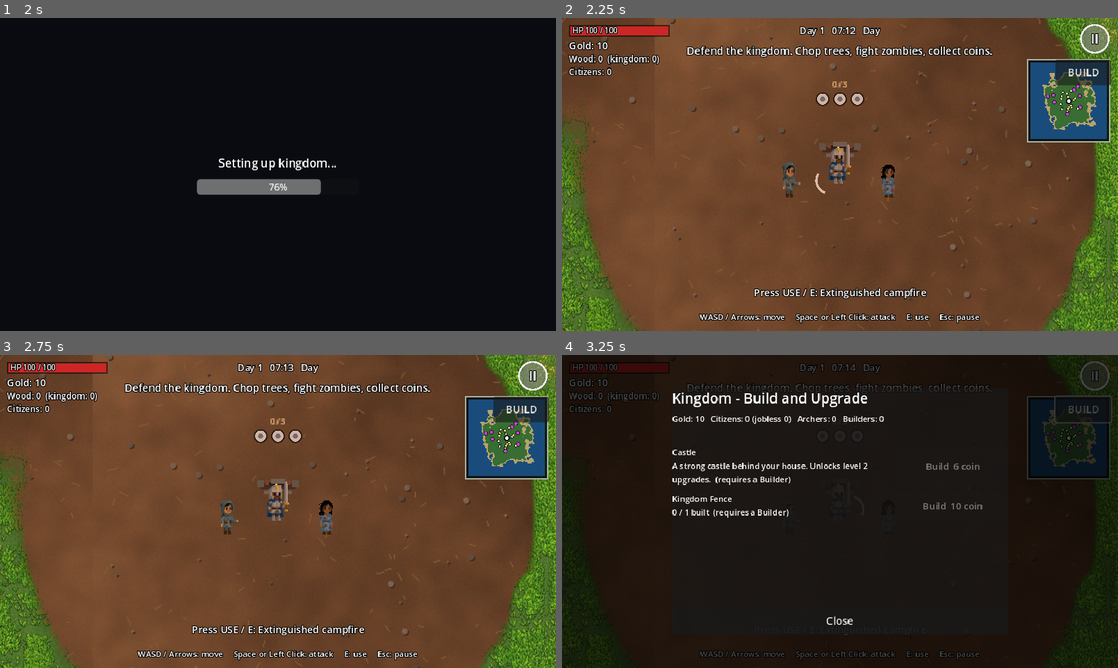
Above: before the commit, frames 1-4 (two rows, left to right).
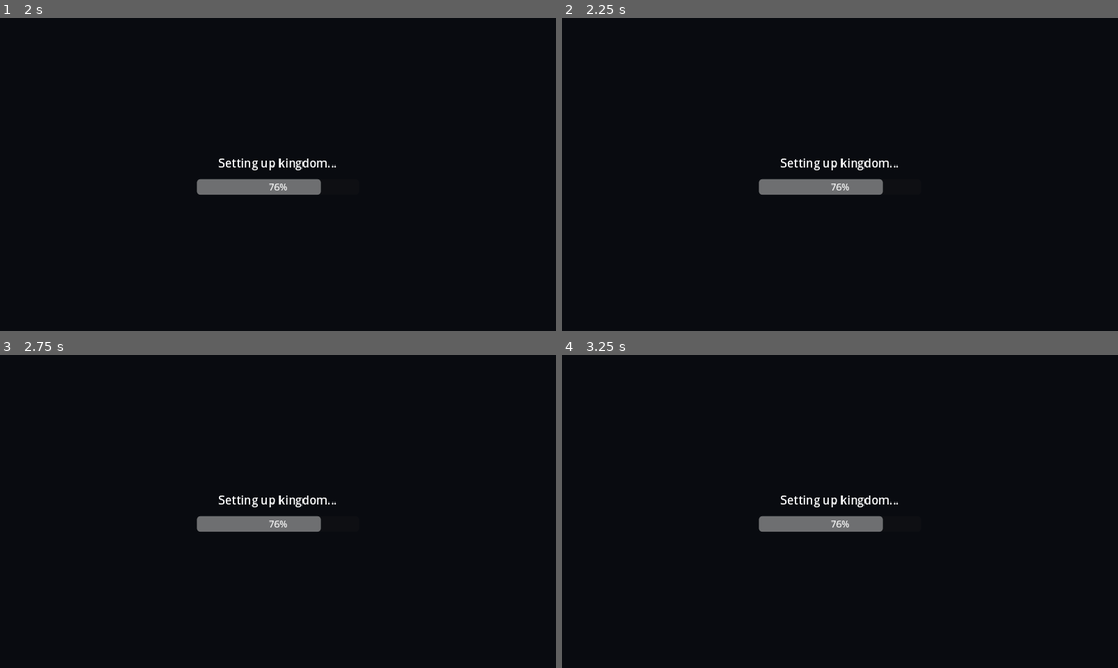
Above: after the commit, the same moments.

Repository: afie-boop/The-Fallen-Kingdom
Game: Godot game, scene res://scenes/main_menu.tscn
Same seed, same stepped clock (60 frames per second), same inputs: the game is played once before the commit and once after it.
Inputs (mouse positions are in pixels of both pictures, inside the frame that each line leads up to):
- Up to frame 1 (2 s): click "New Game" at 0.5 s; tap Enter at 1.25 s; move the mouse to (400, 158) at 1.27 s; hold D from 1.28 s (still down); hold E from 1.28 s (still down); click (400, 158) at 1.42 s; tap Space at 1.52 s
- Up to frame 2 (2.25 s): release D at 2 s; release E at 2 s; drag from (728, 190) to (812, 237) at 2.02 s
- Up to frame 3 (2.75 s): no input
- Up to frame 4 (3.25 s): click (1084, 408) at 2.75 s, where only the run before the commit has a clickable "BUILD"

Frame 1 is identical in both runs. In frame 2, 98% of the frame differs, in the area x 0-100%, y 0-100%; in frame 3, 98%; in frame 4, 14%.
Error before the commit: Invalid access to property or key 'dead' on a base object of type 'Nil'. (res://scripts/game.gd:405)
Error after the commit: Parse Error: Function "get_viewport_rect()" not found in base self. (res://scripts/hud.gd:425)

Commit message:
Polish HUD cards, prompts and responsive layout

Diff:
--- a/extracted/The-Fallen-Kingdom/scripts/hud.gd
+++ b/extracted/The-Fallen-Kingdom/scripts/hud.gd
@@ -45,6 +45,9 @@
 var _clock_t: float = 0.0
 var _hint_label: Label
 var _minimap: GameMiniMap
+var _clock_panel: Panel
+var _message_panel: Panel
+var _prompt_panel: Panel
 
 
 func _ready() -> void:
@@ -113,15 +116,21 @@
 func show_message(text: String, seconds: float = 2.8) -> void:
     _msg_label.text = text
     _msg_label.modulate.a = 1.0
+    _message_panel.visible = true
+    _message_panel.modulate.a = 1.0
     if _msg_tween != null and _msg_tween.is_valid():
         _msg_tween.kill()
     _msg_tween = create_tween()
     _msg_tween.tween_interval(seconds)
-    _msg_tween.tween_property(_msg_label, "modulate:a", 0.0, 0.6)
+    _msg_tween.set_parallel(true)
+    _msg_tween.tween_property(_msg_label, "modulate:a", 0.0, 0.55)
+    _msg_tween.tween_property(_message_panel, "modulate:a", 0.0, 0.55)
 
 
 func set_prompt(text: String) -> void:
-    _prompt_label.text = ("Press USE / E: " + text) if text != "" else ""
+    var active: bool = text != ""
+    _prompt_label.text = ("Press USE / E: " + text) if active else ""
+    _prompt_panel.visible = active
 
 
 func set_interact_available(available: bool) -> void:
@@ -149,6 +158,55 @@
 
 # --- building ----------------------------------------------------------------
 
+func _make_card(parent: Node, pos: Vector2, card_size: Vector2, fill: Color = Color(0.035, 0.045, 0.052, 0.88), border: Color = Color(0.68, 0.55, 0.32, 0.72)) -> Panel:
+    var card := Panel.new()
+    card.position = pos
+    card.size = card_size
+    card.mouse_filter = Control.MOUSE_FILTER_IGNORE
+    var style := StyleBoxFlat.new()
+    style.bg_color = fill
+    style.border_color = border
+    style.set_border_width_all(1)
+    style.set_corner_radius_all(9)
+    style.shadow_color = Color(0.0, 0.0, 0.0, 0.28)
+    style.shadow_size = 7
+    style.shadow_offset = Vector2(0, 3)
+    card.add_theme_stylebox_override("panel", style)
+    parent.add_child(card)
+    return card
+
+
+func _button_style(button: Button) -> void:
+    var normal := StyleBoxFlat.new()
+    normal.bg_color = Color(0.12, 0.15, 0.16, 0.98)
+    normal.border_color = Color(0.55, 0.47, 0.32, 0.9)
+    normal.set_border_width_all(1)
+    normal.set_corner_radius_all(7)
+    var hover := StyleBoxFlat.new()
+    hover.bg_color = Color(0.20, 0.22, 0.19, 1.0)
+    hover.border_color = Color(0.85, 0.68, 0.36, 1.0)
+    hover.set_border_width_all(1)
+    hover.set_corner_radius_all(7)
+    var pressed := StyleBoxFlat.new()
+    pressed.bg_color = Color(0.30, 0.22, 0.12, 1.0)
+    pressed.border_color = Color(0.92, 0.70, 0.34, 1.0)
+    pressed.set_border_width_all(1)
+    pressed.set_corner_radius_all(7)
+    var disabled := StyleBoxFlat.new()
+    disabled.bg_color = Color(0.08, 0.09, 0.09, 0.88)
+    disabled.border_color = Color(0.25, 0.27, 0.25, 0.7)
+    disabled.set_border_width_all(1)
+    disabled.set_corner_radius_all(7)
+    button.add_theme_stylebox_override("normal", normal)
+    button.add_theme_stylebox_override("hover", hover)
+    button.add_theme_stylebox_override("pressed", pressed)
+    button.add_theme_stylebox_override("disabled", disabled)
+    button.add_theme_color_override("font_color", Color(0.93, 0.90, 0.82))
+    button.add_theme_color_override("font_hover_color", Color(1.0, 0.91, 0.68))
+    button.add_theme_color_override("font_pressed_color", Color(1.0, 0.84, 0.52))
+    button.add_theme_color_override("font_disabled_color", Color(0.48, 0.49, 0.46))
+
+
 func _make_label(parent: Node, text: String, font_size: int) -> Label:
     var l := Label.new()
     l.text = text
@@ -171,29 +229,62 @@
 
 
 func _build_status() -> void:
-    _make_rect(Color(0, 0, 0, 0.55), Vector2(12, 12), Vector2(BAR_W + 4.0, 20))
-    _hp_fill = _make_rect(Color(0.8, 0.15, 0.15), Vector2(14, 14), Vector2(BAR_W, 16))
-    _hp_label = _make_label(_root, "HP", 13)
-    _hp_label.position = Vector2(18, 12)
-    _gold_label = _make_label(_root, "Gold: 0", 17)
-    _gold_label.position = Vector2(12, 36)
-    _wood_label = _make_label(_root, "Wood: 0", 15)
-    _wood_label.position = Vector2(12, 60)
-    _citizen_label = _make_label(_root, "Citizens: 0", 15)
-    _citizen_label.position = Vector2(12, 82)
-    _prompt_label = _make_label(_root, "", 17)
+    _make_card(_root, Vector2(8, 8), Vector2(206, 112))
+    _make_rect(Color(0.01, 0.015, 0.018, 0.9), Vector2(20, 21), Vector2(BAR_W + 8.0, 18))
+    _hp_fill = _make_rect(Color(0.72, 0.20, 0.16), Vector2(22, 23), Vector2(BAR_W + 4.0, 14))
+    _hp_label = _make_label(_root, "HP", 12)
+    _hp_label.position = Vector2(26, 20)
+    _gold_label = _make_label(_root, "Gold: 0", 16)
+    _gold_label.position = Vector2(20, 45)
+    _wood_label = _make_label(_root, "Wood: 0", 14)
+    _wood_label.position = Vector2(20, 68)
+    _citizen_label = _make_label(_root, "Citizens: 0", 14)
+    _citizen_label.position = Vector2(20, 89)
+
+    _prompt_panel = _make_card(_root, Vector2.ZERO, Vector2.ZERO, Color(0.025, 0.035, 0.04, 0.9), Color(0.65, 0.54, 0.34, 0.75))
+    _prompt_panel.set_anchors_and_offsets_preset(Control.PRESET_BOTTOM_WIDE)
+    _prompt_panel.offset_left = 40.0
+    _prompt_panel.offset_right = -40.0
+    _prompt_panel.offset_top = -82.0
+    _prompt_panel.offset_bottom = -44.0
+    _prompt_panel.visible = false
+    _prompt_label = _make_label(_root, "", 16)
     _prompt_label.horizontal_alignment = HORIZONTAL_ALIGNMENT_CENTER
     _prompt_label.set_anchors_and_offsets_preset(Control.PRESET_BOTTOM_WIDE)
-    _prompt_label.offset_top = -78.0
-    _prompt_label.offset_bottom = -52.0
-    _clock_label = _make_label(_root, "", 16)
+    _prompt_label.offset_left = 48.0
+    _prompt_label.offset_right = -48.0
+    _prompt_label.offset_top = -76.0
+    _prompt_label.offset_bottom = -49.0
+
+    _clock_panel = _make_card(_root, Vector2.ZERO, Vector2.ZERO, Color(0.025, 0.035, 0.04, 0.82), Color(0.60, 0.52, 0.36, 0.72))
+    _clock_panel.set_anchors_and_offsets_preset(Control.PRESET_CENTER_TOP)
+    _clock_panel.offset_left = -112.0
+    _clock_panel.offset_right = 112.0
+    _clock_panel.offset_top = 7.0
+    _clock_panel.offset_bottom = 39.0
+    _clock_label = _make_label(_root, "", 15)
     _clock_label.horizontal_alignment = HORIZONTAL_ALIGNMENT_CENTER
-    _clock_label.set_anchors_and_offsets_preset(Control.PRESET_TOP_WIDE)
+    _clock_label.set_anchors_and_offsets_preset(Control.PRESET_CENTER_TOP)
+    _clock_label.offset_left = -104.0
+    _clock_label.offset_right = 104.0
     _clock_label.offset_top = 10.0
-    _msg_label = _make_label(_root, "", 18)
+    _clock_label.offset_bottom = 36.0
+
+    _message_panel = _make_card(_root, Vector2.ZERO, Vector2.ZERO, Color(0.025, 0.035, 0.04, 0.92), Color(0.75, 0.60, 0.34, 0.82))
+    _message_panel.set_anchors_and_offsets_preset(Control.PRESET_TOP_WIDE)
+    _message_panel.offset_left = 70.0
+    _message_panel.offset_right = -70.0
+    _message_panel.offset_top = 43.0
+    _message_panel.offset_bottom = 78.0
+    _message_panel.modulate.a = 0.0
+    _message_panel.visible = false
+    _msg_label = _make_label(_root, "", 17)
     _msg_label.horizontal_alignment = HORIZONTAL_ALIGNMENT_CENTER
     _msg_label.set_anchors_and_offsets_preset(Control.PRESET_TOP_WIDE)
-    _msg_label.offset_top = 44.0
+    _msg_label.offset_left = 78.0
+    _msg_label.offset_right = -78.0
+    _msg_label.offset_top = 47.0
+    _msg_label.offset_bottom = 74.0
     _msg_label.modulate.a = 0.0
 
 
@@ -206,12 +297,14 @@
 
     attack_button = TouchActionButton.new()
     attack_button.label_text = "HIT"
+    attack_button.tint = Color(0.60, 0.22, 0.18)
     _root.add_child(attack_button)
     attack_button.visible = touch_ui
     attack_button.pressed.connect(func() -> void: attack_pressed.emit())
 
     interact_button = TouchActionButton.new()
     interact_button.label_text = "USE"
+    interact_button.tint = Color(0.55, 0.43, 0.20)
     _root.add_child(interact_button)
     interact_button.visible = touch_ui
     interact_button.pressed.connect(func() -> void: interact_pressed.emit())
@@ -219,6 +312,7 @@
 
     pause_button = TouchActionButton.new()
     pause_button.label_text = "II"
+    pause_button.tint = Color(0.28, 0.34, 0.34)
     _root.add_child(pause_button)
     pause_button.pressed.connect(func() -> void: pause_pressed.emit())
 
@@ -236,23 +330,24 @@
     if _root == null or joystick == null:
         return
     var vs: Vector2 = _root.size
-    var side: float = 44.0
-    var bottom: float = 58.0
+    var side: float = 26.0
+    var bottom: float = 34.0
     joystick.fit_to(vs)
-    var a: float = 116.0
+    var a: float = clampf(vs.x * 0.28, 92.0, 116.0)
     attack_button.size = Vector2(a, a)
     attack_button.position = Vector2(vs.x - a - side, vs.y - a - bottom)
-    var u: float = 88.0
+    var u: float = clampf(vs.x * 0.22, 72.0, 88.0)
     interact_button.size = Vector2(u, u)
-    interact_button.position = Vector2(attack_button.position.x - u * 0.6, attack_button.position.y - u - 18.0)
-    pause_button.size = Vector2(52, 52)
-    pause_button.position = Vector2(vs.x - 52.0 - 14.0, 10.0)
+    interact_button.position = Vector2(attack_button.position.x - u * 0.55, attack_button.position.y - u - 12.0)
+    pause_button.size = Vector2(48, 48)
+    pause_button.position = Vector2(vs.x - 48.0 - 12.0, 10.0)
+    var map_size: float = clampf(vs.x * 0.16, 104.0, 142.0)
     if _minimap != null:
-        _minimap.position = Vector2(vs.x - 156.0, 72.0)
-        _minimap.size = Vector2(142.0, 142.0)
+        _minimap.position = Vector2(vs.x - map_size - 12.0, 68.0)
+        _minimap.size = Vector2(map_size, map_size)
     if _build_btn != null:
-        _build_btn.size = Vector2(96, 44)
-        _build_btn.position = Vector2(vs.x - 96.0 - 12.0, 72.0)
+        _build_btn.size = Vector2(104, 42)
+        _build_btn.position = Vector2(vs.x - 104.0 - 12.0, 68.0 + map_size + 8.0)
 
 
 func _make_overlay() -> Array:
@@ -275,6 +370,7 @@
     b.text = text
     b.custom_minimum_size = Vector2(240, 54)
     b.add_theme_font_size_override("font_size", 20)
+    _button_style(b)
     parent.add_child(b)
     return b
 
@@ -325,7 +421,9 @@
         b.text = str(row["button"])
         b.disabled = not bool(row["enabled"])
         b.custom_minimum_size = Vector2(190, 52)
-        b.add_theme_font_size_override("font_size", 16)
+        b.add_theme_font_size_override("font_size", 15)
+        b.custom_minimum_size = Vector2(clampf(get_viewport_rect().size.x * 0.30, 112.0, 190.0), 48.0)
+        _button_style(b)
         b.pressed.connect(_on_build_pressed.bind(str(row["kind"]), str(row["action"])))
         h.add_child(b)
         _build_rows.add_child(h)
@@ -344,7 +442,8 @@
 func _build_build_panel() -> void:
     _build_btn = Button.new()
     _build_btn.text = "BUILD"
-    _build_btn.add_theme_font_size_override("font_size", 18)
+    _build_btn.add_theme_font_size_override("font_size", 17)
+    _button_style(_build_btn)
     _root.add_child(_build_btn)
     _build_btn.pressed.connect(func() -> void: build_menu_requested.emit())
 
@@ -358,6 +457,14 @@
     dim.add_child(center)
     center.set_anchors_and_offsets_preset(Control.PRESET_FULL_RECT)
     var frame := PanelContainer.new()
+    var frame_style := StyleBoxFlat.new()
+    frame_style.bg_color = Color(0.055, 0.067, 0.065, 0.98)
+    frame_style.border_color = Color(0.64, 0.52, 0.31, 0.95)
+    frame_style.set_border_width_all(1)
+    frame_style.set_corner_radius_all(12)
+    frame_style.shadow_color = Color(0, 0, 0, 0.42)
+    frame_style.shadow_size = 12
+    frame.add_theme_stylebox_override("panel", frame_style)
     center.add_child(frame)
     var box := VBoxContainer.new()
     box.add_theme_constant_override("separation", 8)
@@ -374,7 +481,8 @@
     _build_msg.add_theme_color_override("font_color", Color(1.0, 0.85, 0.4))
     box.add_child(_build_msg)
     var scroll := ScrollContainer.new()
-    scroll.custom_minimum_size = Vector2(580, 270)
+    var screen_size: Vector2 = get_viewport_rect().size
+    scroll.custom_minimum_size = Vector2(clampf(screen_size.x - 38.0, 310.0, 580.0), clampf(screen_size.y * 0.48, 170.0, 270.0))
     scroll.horizontal_scroll_mode = ScrollContainer.SCROLL_MODE_DISABLED
     box.add_child(scroll)
     _build_rows = VBoxContainer.new()
@@ -384,7 +492,8 @@
     var close := Button.new()
     close.text = "Close"
     close.custom_minimum_size = Vector2(0, 46)
-    close.add_theme_font_size_override("font_size", 18)
+    close.add_theme_font_size_override("font_size", 17)
+    _button_style(close)
     close.pressed.connect(func() -> void: build_closed.emit())
     box.add_child(close)
 
